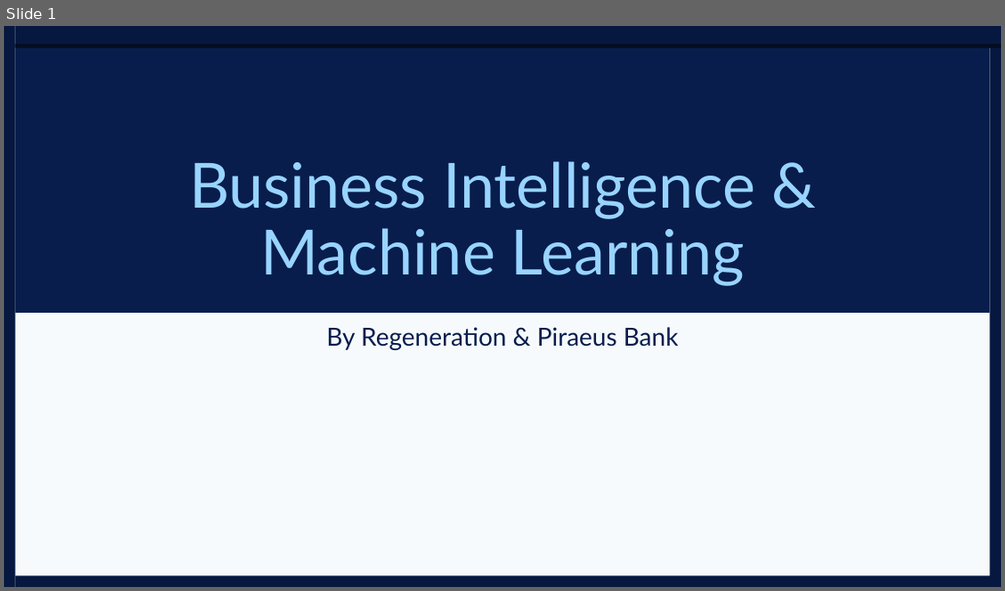
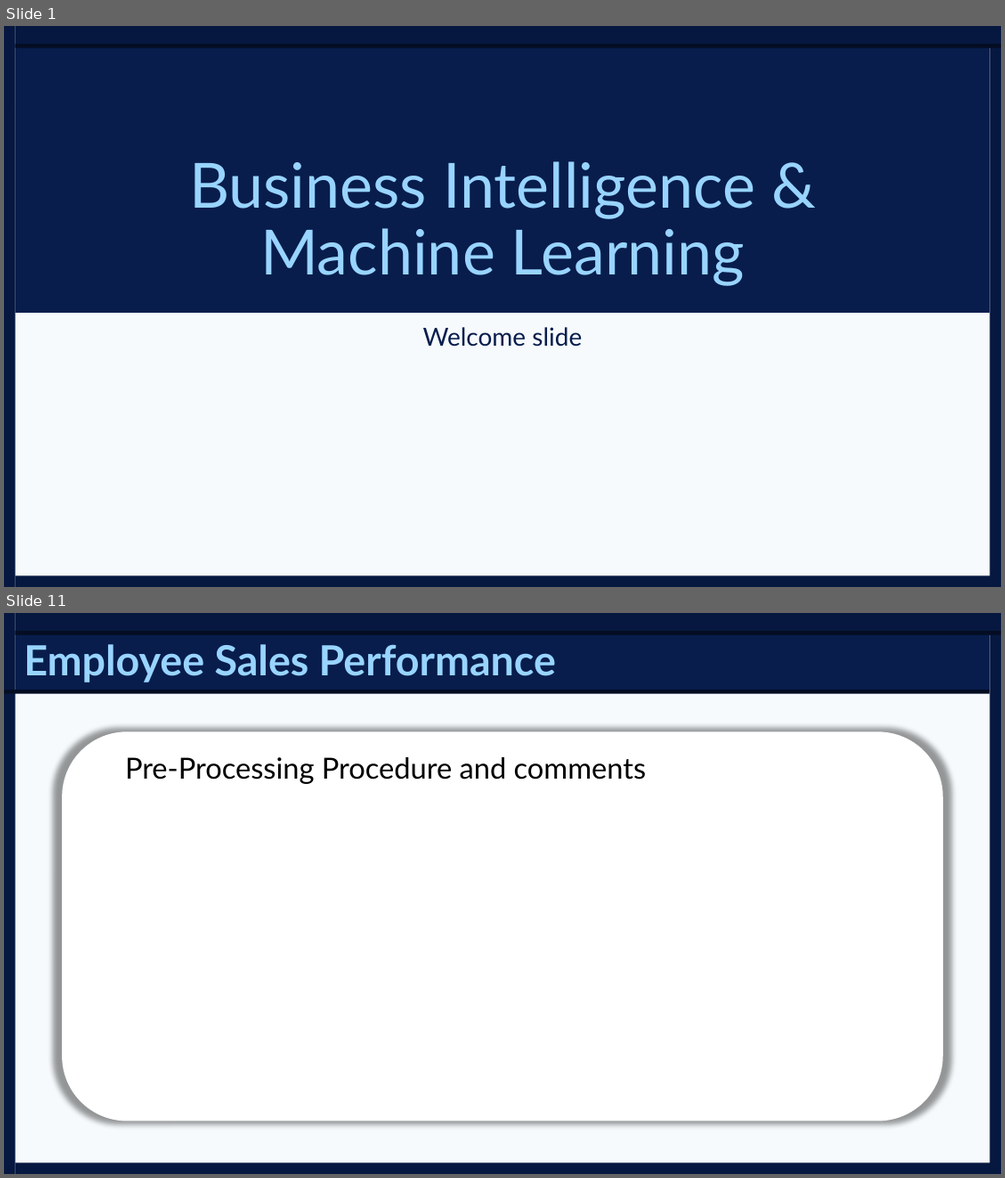
Before and after one commit to Konstant-gk/Chinook_Project, a slide deck: Chinook_Presentation/BI_ML_Presentation PART I & II.pptx. Shown one above the other, each under a label of ours: slide 1 before the commit, slides 1 and 11 after it; the slides between them are not shown. The pictures are 1005x591 and 1005x1178 pixels, drawn with LibreOffice and Linux fonts; fonts in the diff are those of the drawing. Boxes give left, top, right and bottom in pixels: in the first picture for what was removed or moved away, otherwise in the second. Text is boxed around its words. In the diff, an @@ line names an element or a change of style, - is before the commit and + after.

```diff
--- a/Chinook_Presentation/BI_ML_Presentation PART I & II.pptx
+++ b/Chinook_Presentation/BI_ML_Presentation PART I & II.pptx
@@ slide 11 added at (4, 613, 1001, 1174), background #FFFFFF; not listed: 5 template elements that a slide beside it also shows @@
@@ rectangle added at (16, 630, 989, 690), fill #081D4C @@
@@ title added at (24, 644, 556, 682), 40 pt, text #98D4FF, bold @@
+Employee Sales Performance
@@ rectangle added at (4, 690, 989, 693), fill #040D22 @@
@@ rectangle added at (16, 694, 989, 1163), fill #F6FAFD @@
@@ rounded rectangle added at (63, 732, 943, 1121), fill #FFFFFF @@
@@ text added at (125, 757, 647, 784), 28 pt, text #000000 @@
+Pre-Processing Procedure and comments
@@ slide 1 changed as well @@
@@ subtitle at (423, 327, 582, 346): text changed @@
-By Regeneration & Piraeus Bank
+Welcome slide
```
Also in this commit, not shown: 1 other slide changed, 14 other slides added, 12 slides removed.
